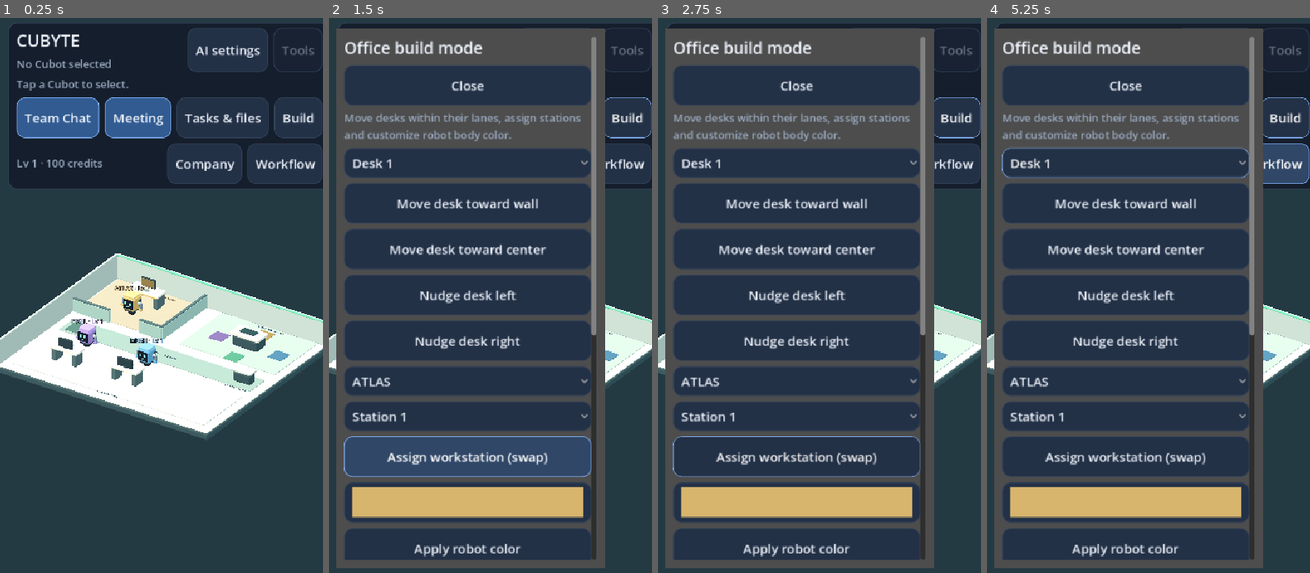
Above: before the commit, frames 1-4 (left to right).
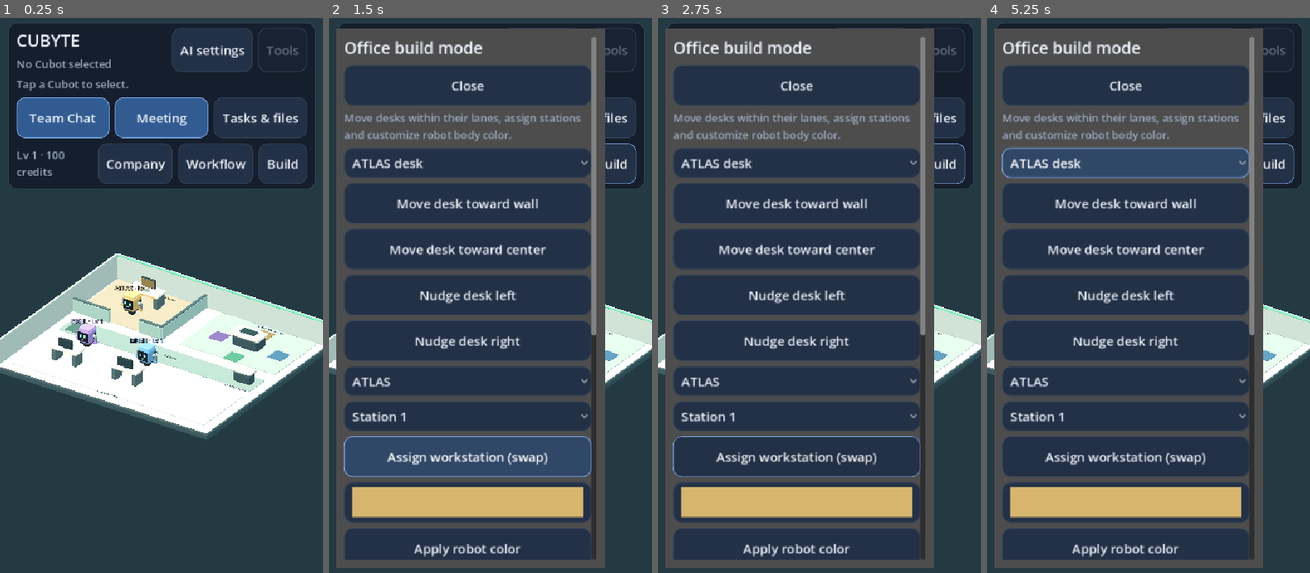
Above: after the commit, the same moments.

Repository: joparoxxx/VOXHAVEN
Game: Godot game, scene res://scenes/office.tscn
Same seed, same stepped clock (60 frames per second), same inputs: the game is played once before the commit and once after it.
Inputs:
- Up to frame 1 (0.25 s): no input
- Up to frame 2 (1.5 s): click "Build" at 0.5 s; click "Assign workstation (swap)" at 1.25 s
- Up to frame 3 (2.75 s): click "Team Chat" at 2 s
- Up to frame 4 (5.25 s): click "Meeting" at 2.75 s; click "Tasks & files" at 3.5 s; click "Company" at 4.25 s; click "Workflow" at 5 s

The runs differ from the first frame. In frame 1, 6.5% of the frame differs, in the area x 5-100%, y 1-31%; in frame 2, 1.4%; in frame 3, 1.4%; in frame 4, 5.7%.

Commit message:
fix(hq): connect project review engine and preserve mobile build controls [skip ci]

Diff:
--- a/game/scenes/office.gd
+++ b/game/scenes/office.gd
@@ -399,7 +399,7 @@
 	var workspace_button := UI.button("Tasks & files", _show_workspace)
 	workspace_button.size_flags_horizontal = Control.SIZE_EXPAND_FILL
 	workspace_row.add_child(workspace_button)
-	workspace_row.add_child(UI.button("Build", _show_build))
+	var build_button := UI.button("Build", _show_build)
 	var company_row := HBoxContainer.new()
 	top_column.add_child(company_row)
 	company_label = UI.label("", 16, UI.MUTED)
@@ -407,6 +407,7 @@
 	company_row.add_child(company_label)
 	company_row.add_child(UI.button("Company", _show_company))
 	company_row.add_child(UI.button("Workflow", _show_workflow_builder))
+	company_row.add_child(build_button)
 	_refresh_company_label()
 
 	var bottom := PanelContainer.new()
@@ -492,6 +493,7 @@
 	meeting_room.set("meeting_mode", true)
 	meeting_room.hide()
 	add_child(meeting_room)
+	meeting_room.call("set_project_engine", engine)
 	meeting_room.connect("project_plan_ready", _review_meeting_plan)
 	meeting_room.connect("speaker_changed", _meeting_speaker_changed)
 	meeting_room.connect("meeting_ended", _end_meeting)
@@ -1216,8 +1218,8 @@
 	column.add_child(UI.button("Close", build_dialog.hide))
 	column.add_child(UI.label("Move desks within their lanes, assign stations and customize robot body color.", 16, UI.MUTED))
 	desk_picker = OptionButton.new()
-	for i in range(3):
-		desk_picker.add_item("Desk " + str(i + 1))
+	for i in range(4):
+		desk_picker.add_item(ROBOT_IDS[i].to_upper() + " desk")
 	column.add_child(desk_picker)
 	column.add_child(UI.button("Move desk toward wall", func(): _move_desk(-1)))
 	column.add_child(UI.button("Move desk toward center", func(): _move_desk(1)))
@@ -1225,7 +1227,7 @@
 	column.add_child(UI.button("Nudge desk right", func(): _move_desk_x(1)))
 	robot_picker = OptionButton.new()
 	station_picker = OptionButton.new()
-	for i in range(3):
+	for i in range(4):
 		robot_picker.add_item(ROBOT_IDS[i].to_upper())
 		station_picker.add_item("Station " + str(i + 1))
 	column.add_child(robot_picker)
@@ -1273,6 +1275,10 @@
 		return
 	if busy or ai_console.online_busy:
 		return
+	for picker in [desk_picker, robot_picker, station_picker]:
+		picker.set_item_disabled(3, not roster.is_active("nova"))
+		if picker.selected == 3 and not roster.is_active("nova"):
+			picker.select(0)
 	_layout_robot_selected(robot_picker.selected)
 	UI.show_modal(build_dialog)
 
@@ -1284,7 +1290,7 @@
 
 func _move_desk(direction: int) -> void:
 	var index := desk_picker.selected
-	if index < 0 or busy:
+	if index < 0 or busy or not roster.is_active(ROBOT_IDS[index]):
 		return
 	if index == 0:
 		layout_status.text = "ATLAS has a dedicated executive desk."
@@ -1314,7 +1320,7 @@
 func _assign_station() -> void:
 	var robot := robot_picker.selected
 	var station := station_picker.selected
-	if robot < 0 or station < 0 or busy:
+	if robot < 0 or station < 0 or busy or not roster.is_active(ROBOT_IDS[robot]) or not roster.is_active(ROBOT_IDS[station]):
 		return
 	if robot == 0 or station == 0:
 		layout_status.text = "ATLAS keeps the executive workstation."
@@ -1698,7 +1704,7 @@
 
 func _move_desk_x(direction: int) -> void:
 	var index := desk_picker.selected
-	if index <= 0 or index >= 4 or busy:
+	if index <= 0 or index >= 4 or busy or not roster.is_active(ROBOT_IDS[index]):
 		return
 	var center: float = HQ.DESKS[index].x
 	var old := desks[index].position.x
